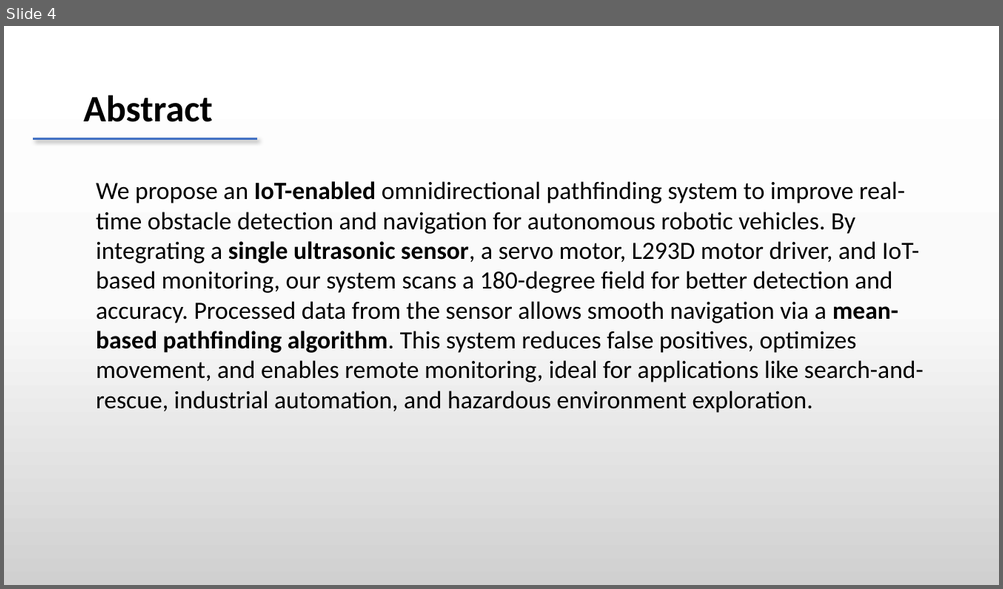
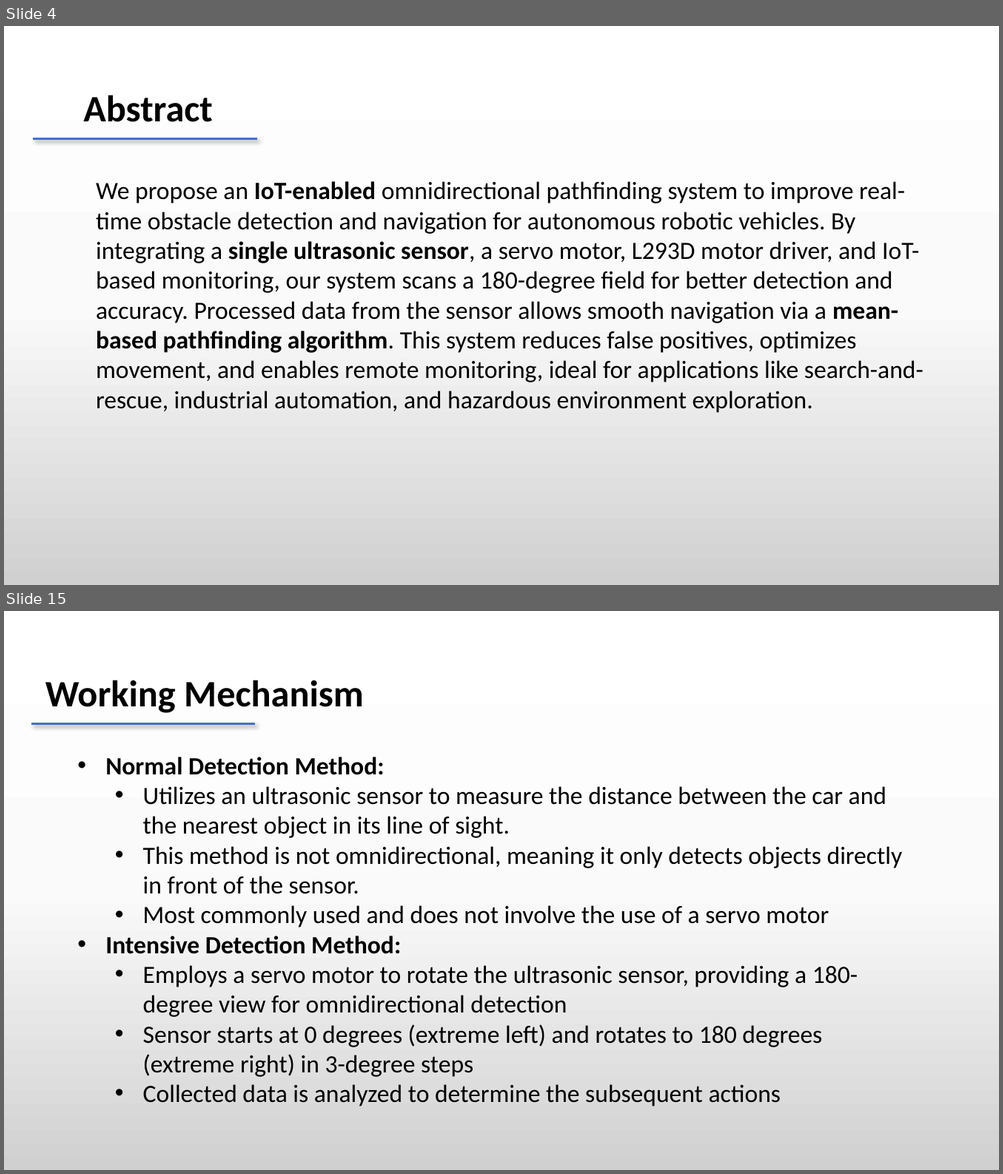
Before and after one commit to dheeraj78/project-4-2, a slide deck: Batch 8 .pptx. Shown one above the other, each under a label of ours: slide 4 before the commit, slides 4 and 15 after it; the slides between them are not shown. The pictures are 1003x589 and 1003x1174 pixels, drawn with LibreOffice and Linux fonts; fonts in the diff are those of the drawing. Boxes give left, top, right and bottom in pixels: in the first picture for what was removed or moved away, otherwise in the second. Text is boxed around its words. In the diff, an @@ line names an element or a change of style, - is before the commit and + after.

```diff
--- a/Batch 8 .pptx
+++ b/Batch 8 .pptx
@@ slide 15 added at [4, 611, 999, 1170], background gradient #FFFFFF to #FBFBFB to #D1D1D1 @@
@@ text added at [45, 680, 364, 713], 36 pt, text #000000, bold @@
+Working Mechanism
@@ line added from (31, 723) to (256, 723), #4472C4 2.25 pt @@
@@ text added at [105, 757, 902, 1107], 24 pt, text #000000 @@
+• Normal Detection Method:
+  • Utilizes an ultrasonic sensor to measure the distance between the car and the nearest object in its line of sight.
+  • This method is not omnidirectional, meaning it only detects objects directly in front of the sensor.
+  • Most commonly used and does not involve the use of a servo motor
+• Intensive Detection Method:
+  • Employs a servo motor to rotate the ultrasonic sensor, providing a 180-degree view for omnidirectional detection
+  • Sensor starts at 0 degrees (extreme left) and rotates to 180 degrees (extreme right) in 3-degree steps
+  • Collected data is analyzed to determine the subsequent actions
```
Also in this commit, not shown: 1 slide changed, 12 other slides added, 1 slide removed.
